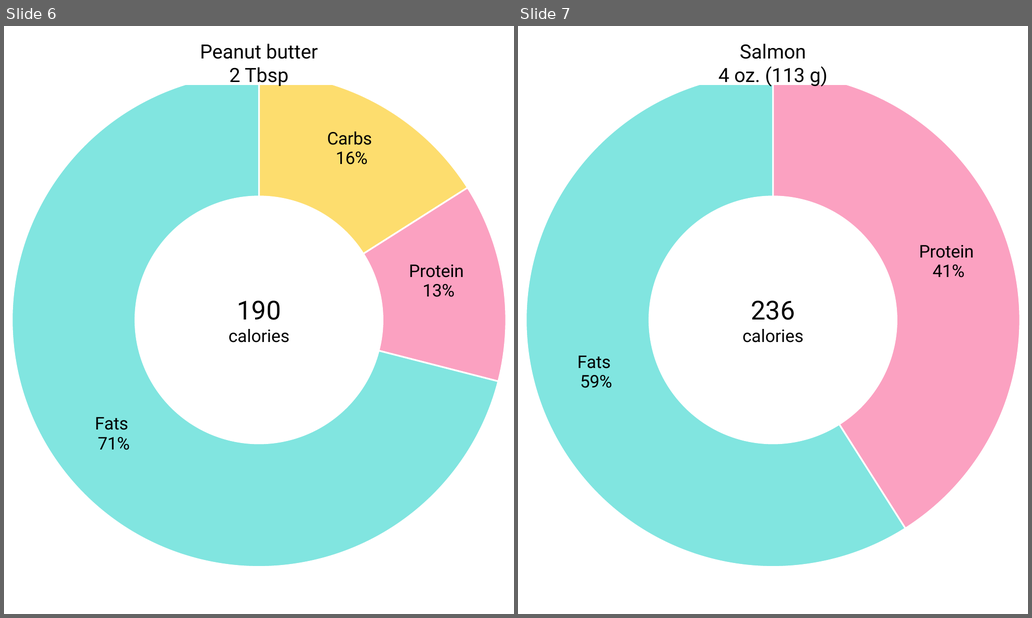
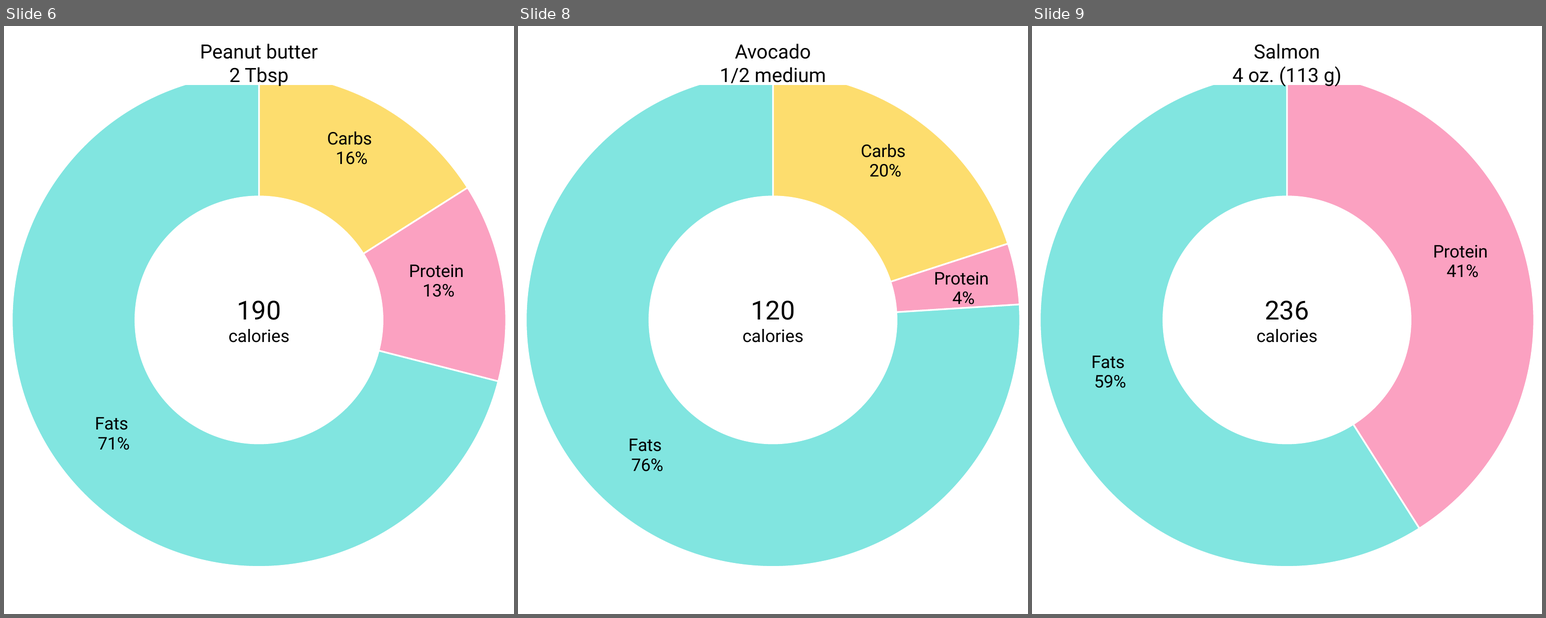
Before and after one commit to nicetats/macromania, a slide deck: Images/NutritionLabels/FoodTrackerPercentages.pptx. Shown side by side, each under a label of ours: slides 6 and 7 before the commit, slides 6, 8 and 9 after it; the slides between them are not shown. The pictures are 1032x618 and 1546x618 pixels, drawn with LibreOffice and Linux fonts; fonts in the diff are those of the drawing. Boxes give left, top, right and bottom in pixels: in the first picture for what was removed or moved away, otherwise in the second. Text is boxed around its words. In the diff, an @@ line names an element or a change of style, - is before the commit and + after.

Commit message:
Added food labels to fats and carbs

```diff
--- a/Images/NutritionLabels/FoodTrackerPercentages.pptx
+++ b/Images/NutritionLabels/FoodTrackerPercentages.pptx
@@ slide 8 added at (x1=518, y1=26, x2=1028, y2=614), background #FFFFFF @@
@@ doughnut chart added at (x1=518, y1=26, x2=1028, y2=614) @@
+categories: Carbs, Protein, Fats
+Series 1: 0.2, 0.04, 0.76
@@ rectangle added at (x1=636, y1=41, x2=910, y2=84), fill #FFFFFF, outline #FFFFFF 1 pt, 18 pt, text #000000 @@
+Avocado
+1/2 medium
@@ text added at (x1=742, y1=300, x2=804, y2=342), 16 pt, text #000000 @@
+120
+calories
@@ what was slide 7 is now slide 9 @@
```
Also in this commit, not shown: 3 other slides added, 9 other files.
